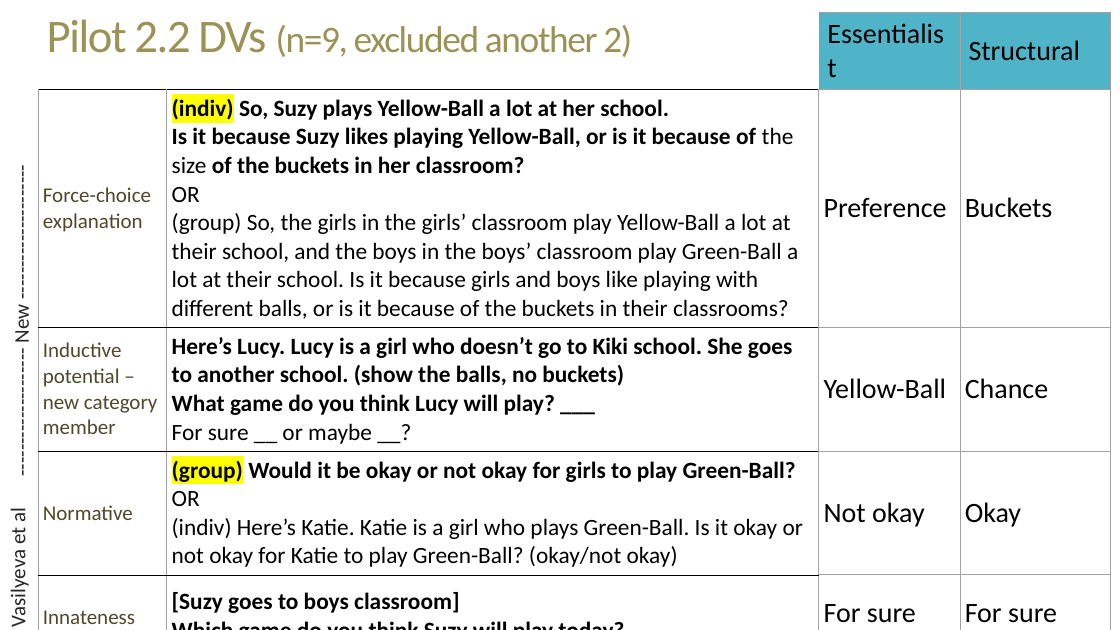
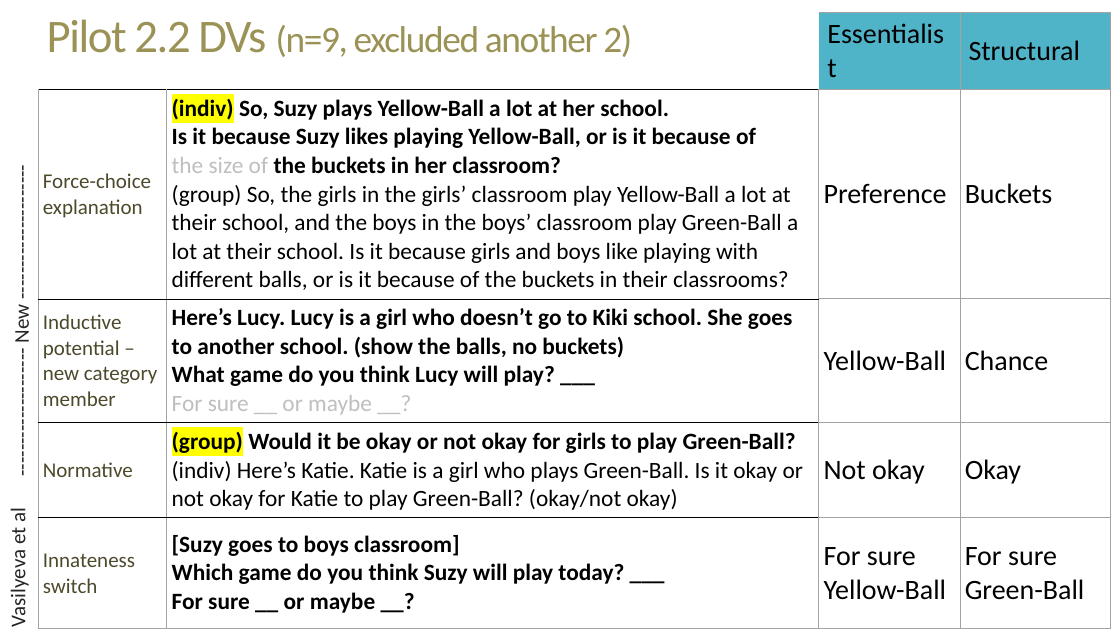
Before and after one commit to mariannazhang/structuralblocking, a slide deck: slide 18 of manuscript/FYP_pilot_2_3.24.19.pptx (slide 17 before the commit). Drawn at 1120x630 pixels with LibreOffice and Linux fonts; fonts in the diff are those of the drawing. Boxes give left, top, right and bottom in pixels: in the first picture for what was removed or moved away, otherwise in the second. Text is boxed around its words. In the diff, an @@ line names an element or a change of style, - is before the commit and + after.

Commit message:
analysis for pilot 2.1-2.3, power analysis for final data collection

```diff
--- a/manuscript/FYP_pilot_2_3.24.19.pptx
+++ b/manuscript/FYP_pilot_2_3.24.19.pptx
@@ table at <box>38,13,1110,617</box> @@
-row 2, column 2: (indiv) So, Suzy plays Yellow-Ball a lot at her school. Is it because Suzy likes playing Yellow-Ball, or is it because of the size of the buckets in her classroom? / OR / (group) So, the girls in the girls’ classroom play Yellow-Ball a lot at their school, and the boys in the boys’ classroom play Green-Ball a lot at their school. Is it because girls and boys like playing with different balls, or is it because of the buckets in their classrooms?
+row 2, column 2: (indiv) So, Suzy plays Yellow-Ball a lot at her school. Is it because Suzy likes playing Yellow-Ball, or is it because of the size of the buckets in her classroom? / (group) So, the girls in the girls’ classroom play Yellow-Ball a lot at their school, and the boys in the boys’ classroom play Green-Ball a lot at their school. Is it because girls and boys like playing with different balls, or is it because of the buckets in their classrooms?
-row 4, column 2: (group) Would it be okay or not okay for girls to play Green-Ball? OR / (indiv) Here’s Katie. Katie is a girl who plays Green-Ball. Is it okay or not okay for Katie to play Green-Ball? (okay/not okay)
+row 4, column 2: (group) Would it be okay or not okay for girls to play Green-Ball? / (indiv) Here’s Katie. Katie is a girl who plays Green-Ball. Is it okay or not okay for Katie to play Green-Ball? (okay/not okay)
@@ text colour #000000 to #BFBFBF in "For sure __ or maybe __?" @@
```
Also in this commit, not shown: 10 other slides changed, 12 slides added, 2 slides removed, 30 other files.
